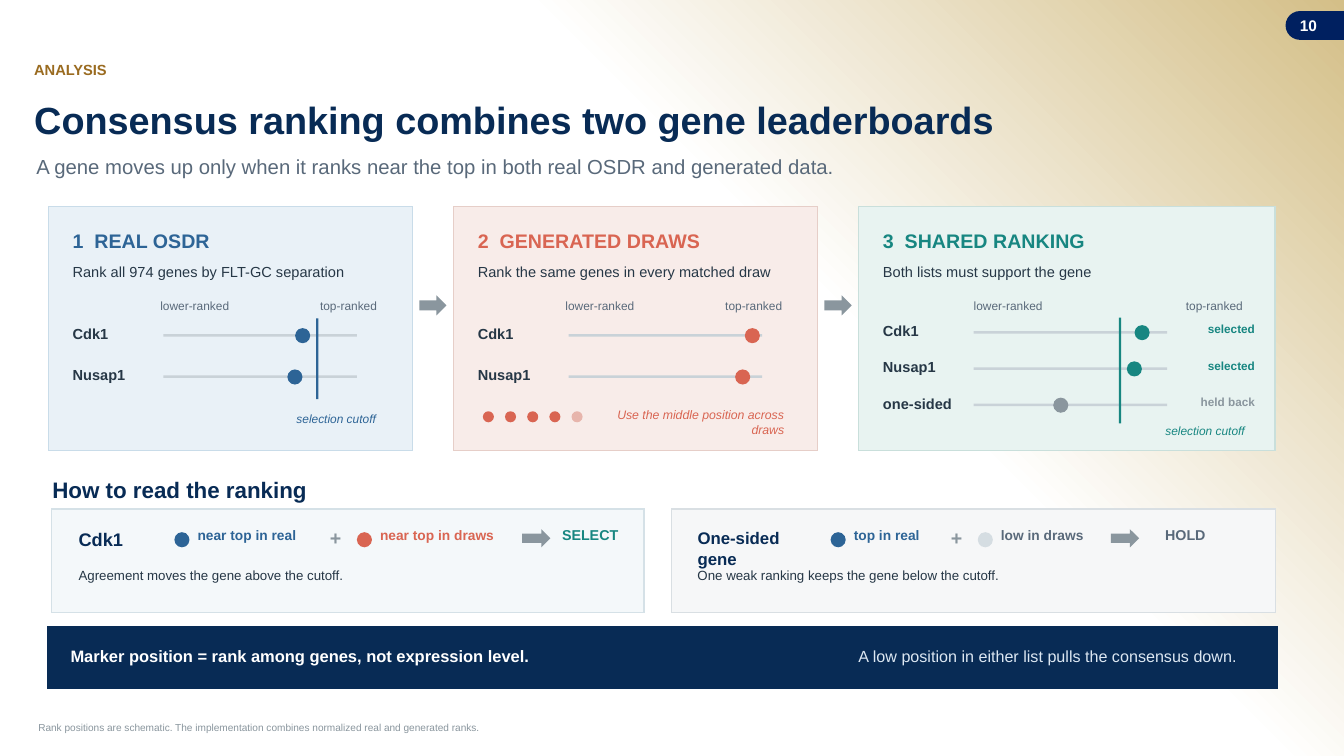
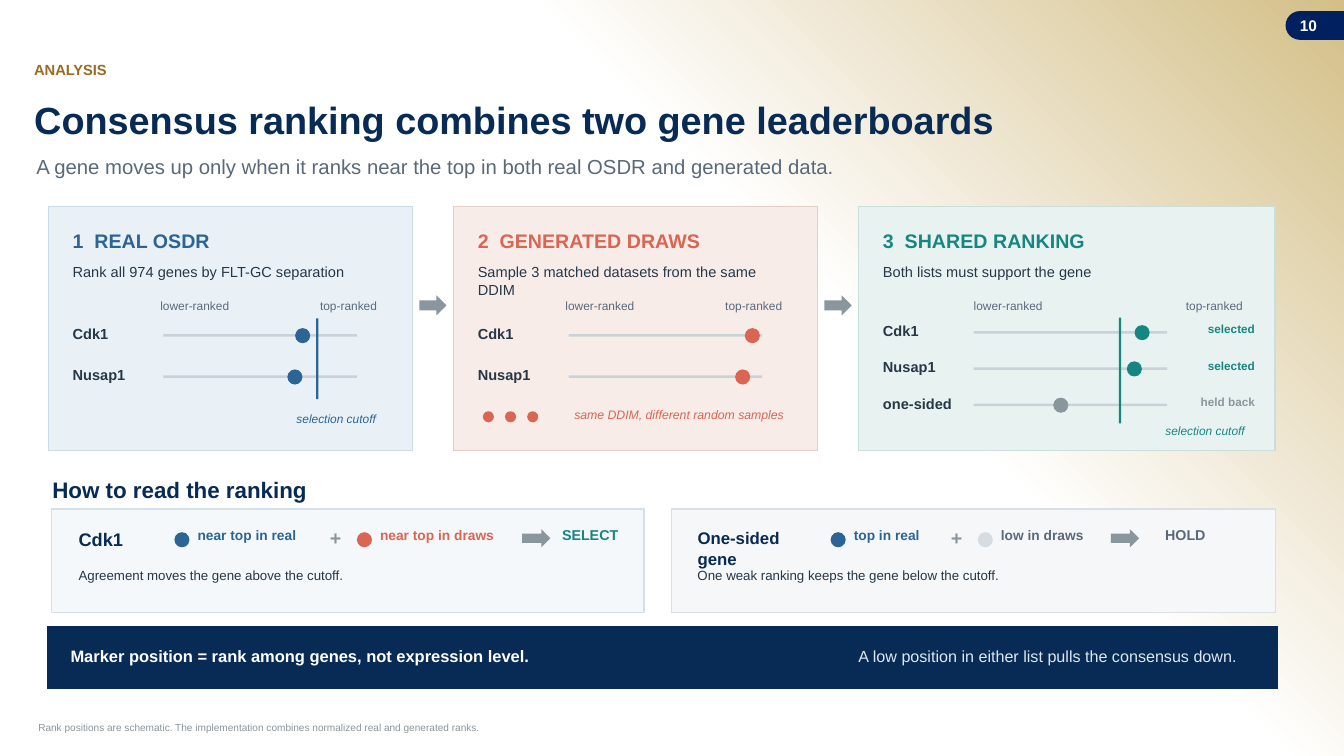
Before and after one commit to jasont314/nasa-mouse, a slide deck: slide 10 of presentation/SLSTP_2026_Generative_Transcriptomics.pptx. Drawn at 1344x756 pixels with LibreOffice and Linux fonts; fonts in the diff are those of the drawing; background and template pictures are left out. Boxes give left, top, right and bottom in pixels: in the first picture for what was removed or moved away, otherwise in the second. Text is boxed around its words. In the diff, an @@ line names an element or a change of style, - is before the commit and + after.

Commit message:
Clarify generated draws in presentation

```diff
--- a/presentation/SLSTP_2026_Generative_Transcriptomics.pptx
+++ b/presentation/SLSTP_2026_Generative_Transcriptomics.pptx
@@ text at [478,266,756,295]: text changed @@
-Rank the same genes in every matched draw
+Sample 3 matched datasets from the same DDIM
@@ ellipse removed at [549,411,561,422] @@
@@ ellipse removed at [572,411,583,422] @@
@@ text added at [574,410,784,422], 8.8 pt, text #D96552, italic @@
+same DDIM, different random samples
@@ text removed at [617,410,785,434] @@
-Use the middle position across draws
```
Also in this commit, not shown: 3 other files.
